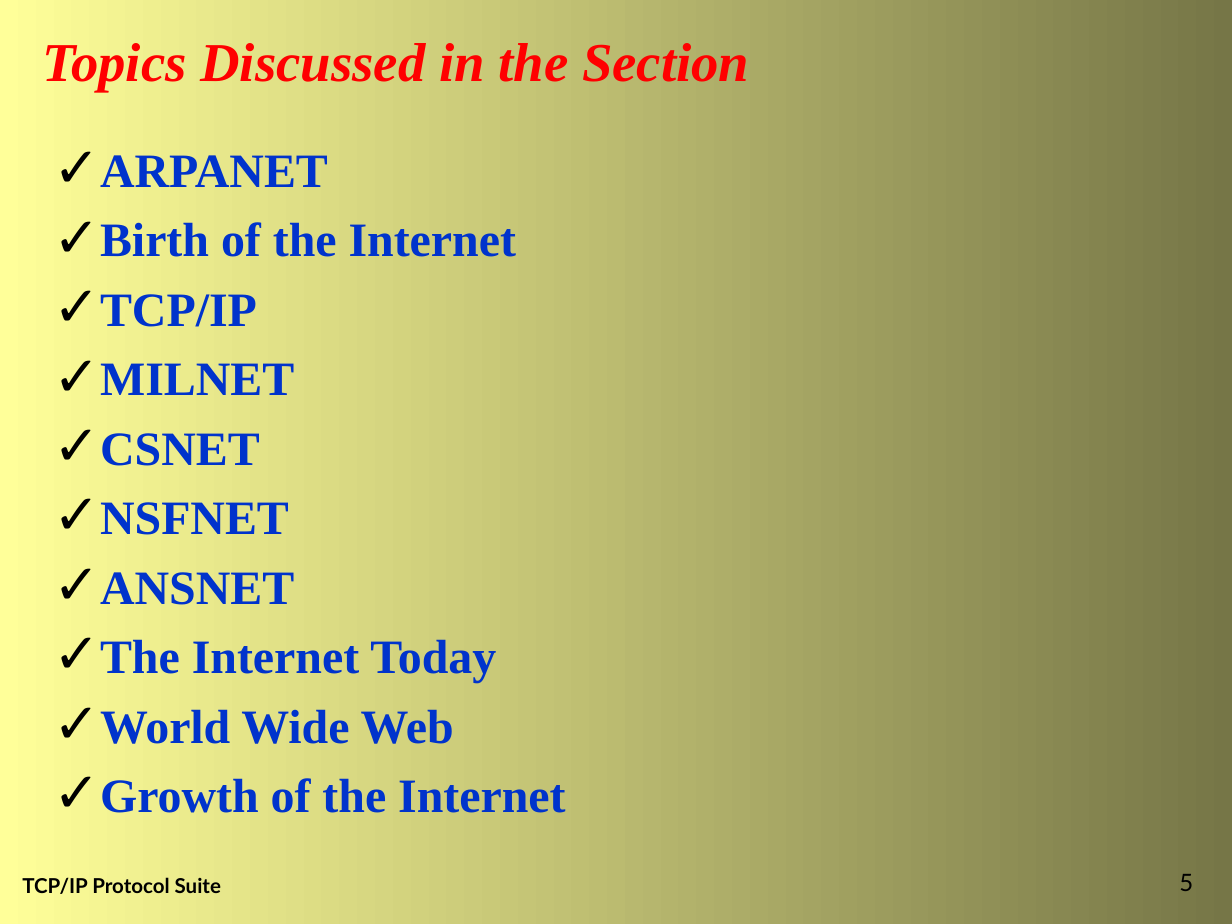
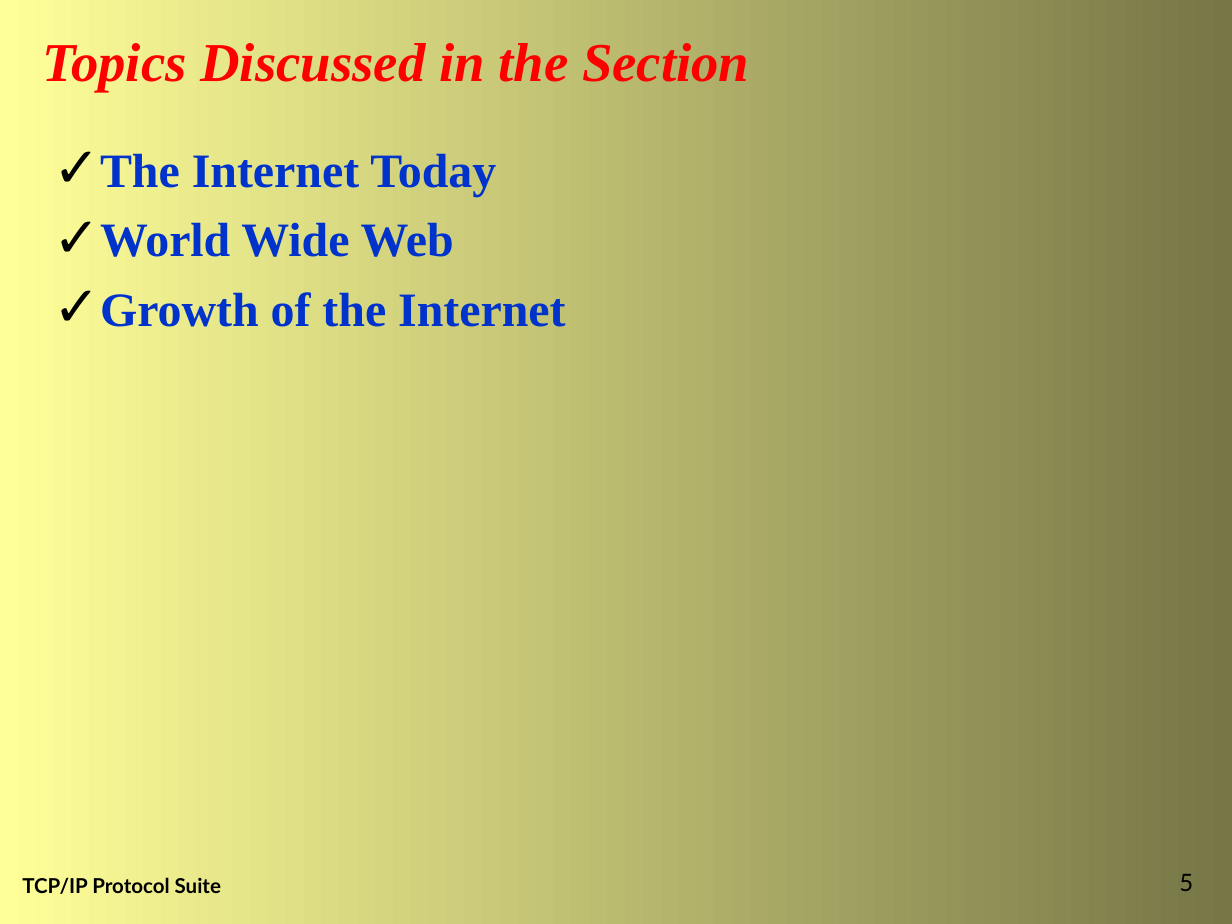
Before and after one commit to Emadalsuwat/emadalsuwat.github.io, a slide deck: slide 5 of internetsecurity/Lecture_1a.ppt. Drawn at 1232x924 pixels with LibreOffice and Linux fonts; fonts in the diff are those of the drawing. Boxes give left, top, right and bottom in pixels: in the first picture for what was removed or moved away, otherwise in the second. Text is boxed around its words. In the diff, an @@ line names an element or a change of style, - is before the commit and + after.

```diff
--- a/internetsecurity/Lecture_1a.ppt
+++ b/internetsecurity/Lecture_1a.ppt
@@ text at (x1=100, y1=155, x2=516, y2=605): paragraphs removed @@
-✓ ARPANET
-✓ Birth of the Internet
-✓ TCP/IP
-✓ MILNET
-✓ CSNET
-✓ NSFNET
-✓ ANSNET
```
Also in this commit, not shown: 1 other file.
